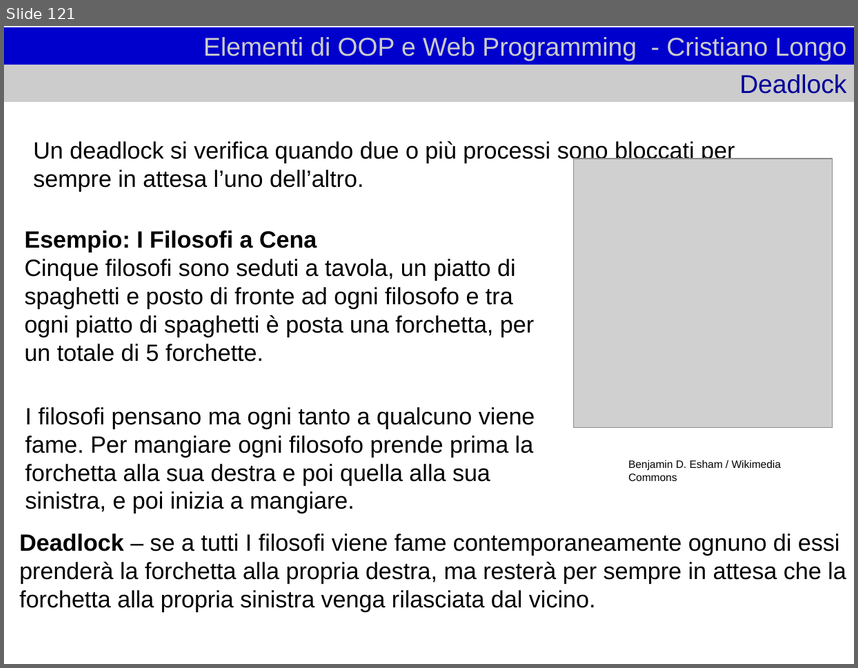
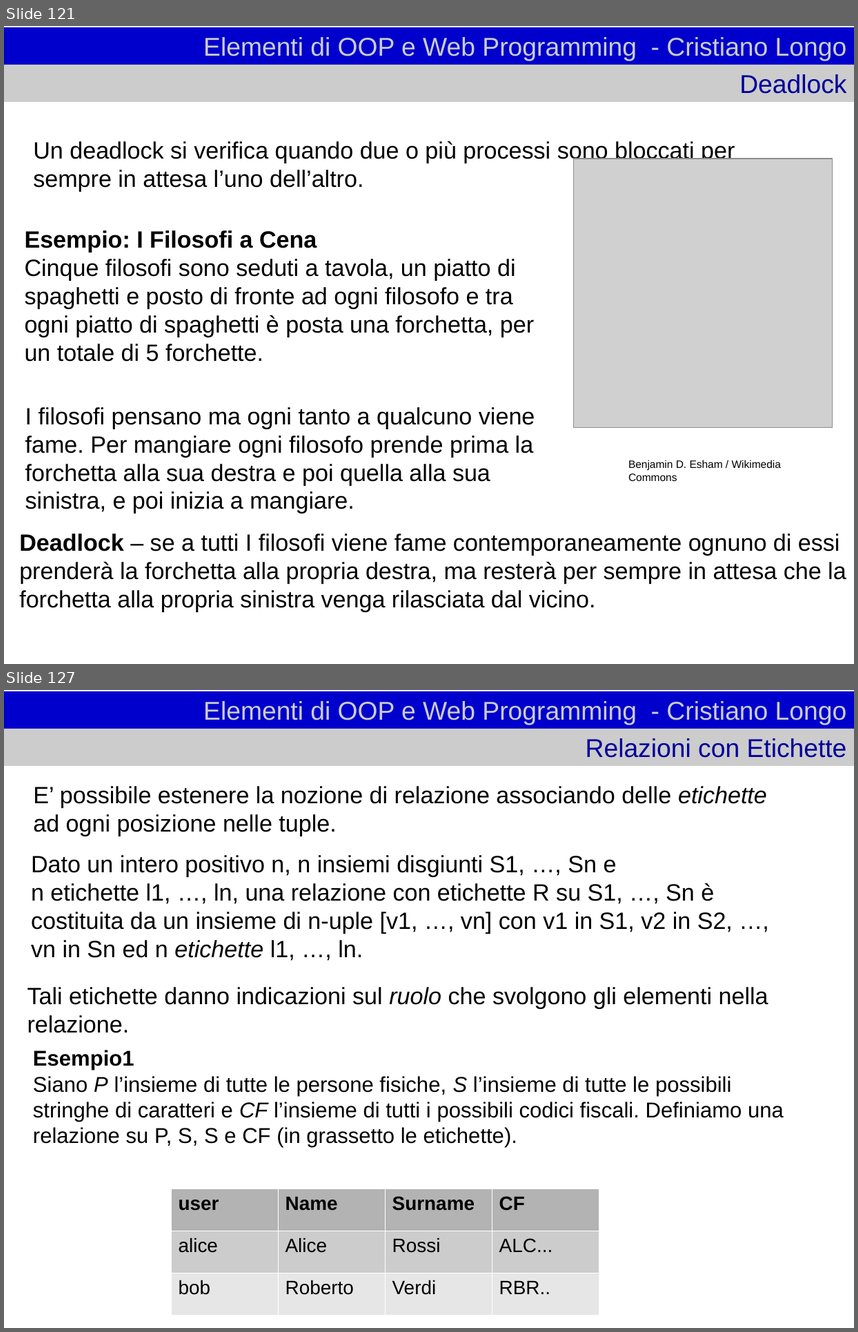
Before and after one commit to cristianolongoodhl/courses, a slide deck: JavaAndOOP/oopweb1.odp. Shown one above the other, each under a label of ours: slide 121 before the commit, slides 121 and 127 after it; the slides between them are not shown. The pictures are 858x668 and 858x1332 pixels, drawn with LibreOffice and Linux fonts; fonts in the diff are those of the drawing; grey boxes stand for pictures. Boxes give left, top, right and bottom in pixels: in the first picture for what was removed or moved away, otherwise in the second. Text is boxed around its words. In the diff, an @@ line names an element or a change of style, - is before the commit and + after.

```diff
--- a/JavaAndOOP/oopweb1.odp
+++ b/JavaAndOOP/oopweb1.odp
@@ slide 127 added at (4,690,854,1328), background #FFFFFF @@
@@ title added at (4,691,854,729), fill #0000CC, 24 pt, text #CCCCCC @@
+Elementi di OOP e Web Programming - Cristiano Longo
@@ title added at (4,729,854,766), fill #CCCCCC, 24 pt, text #000099 @@
+Relazioni con Etichette
@@ subtitle added at (33,786,767,836), 22 pt, text #000000 @@
+E’ possibile estenere la nozione di relazione associando delle etichette ad ogni posizione nelle tuple.
@@ text added at (31,855,733,960), 22 pt, text #000000 @@
+Dato un intero positivo n, n insiemi disgiunti S1, …, Sn e
+n etichette l1, …, ln, una relazione con etichette R su S1, …, Sn è costituita da un insieme di n-uple [v1, …, vn] con v1 in S1, v2 in S2, …, vn in Sn ed n etichette l1, …, ln.
@@ text added at (27,987,769,1033), 22 pt, text #000000 @@
+Tali etichette danno indicazioni sul ruolo che svolgono gli elementi nella relazione.
@@ text added at (33,1049,784,1147), 20 pt, text #000000 @@
+Esempio1
+Siano P l’insieme di tutte le persone fisiche, S l’insieme di tutte le possibili stringhe di caratteri e CF l’insieme di tutti i possibili codici fiscali. Definiamo una relazione su P, S, S e CF (in grassetto le etichette).
@@ table added at (170,1188,599,1315), 3 rows, 4 columns @@
+user | Name | Surname | CF
+alice | Alice | Rossi | ALC...
+bob | Roberto | Verdi | RBR..
```
Also in this commit, not shown: 1 slide changed, 38 other slides added.
